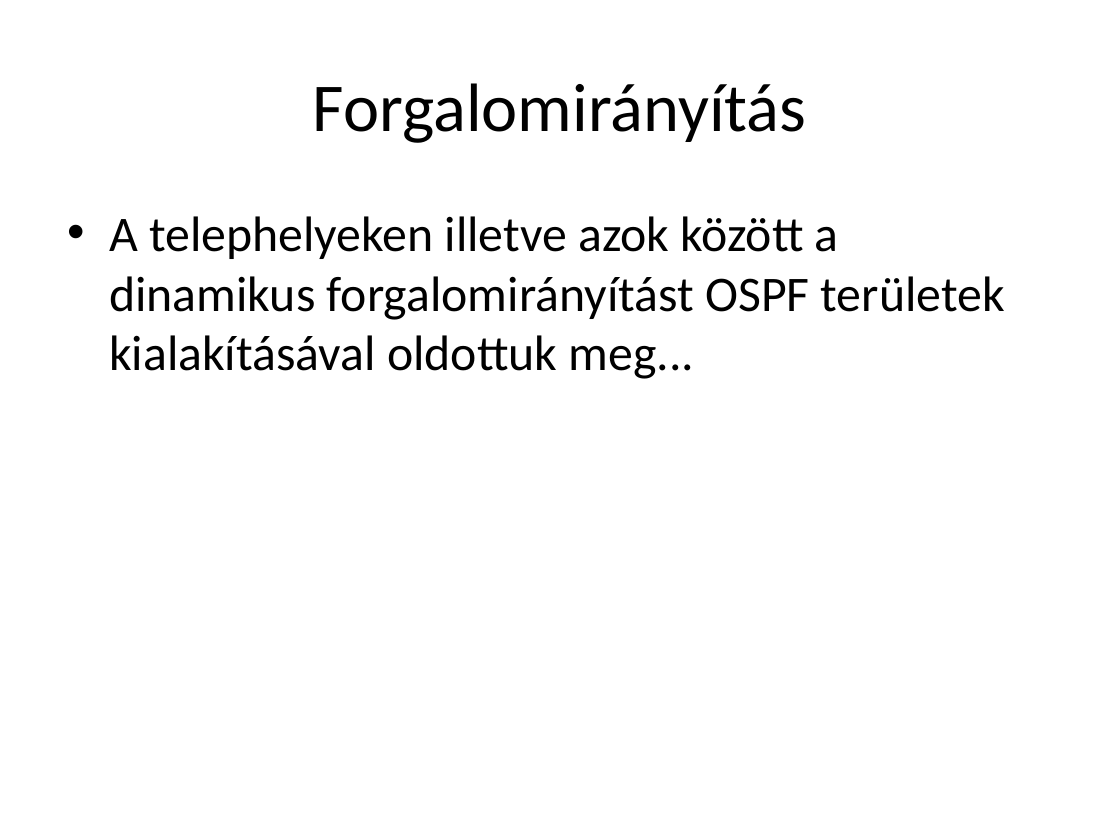
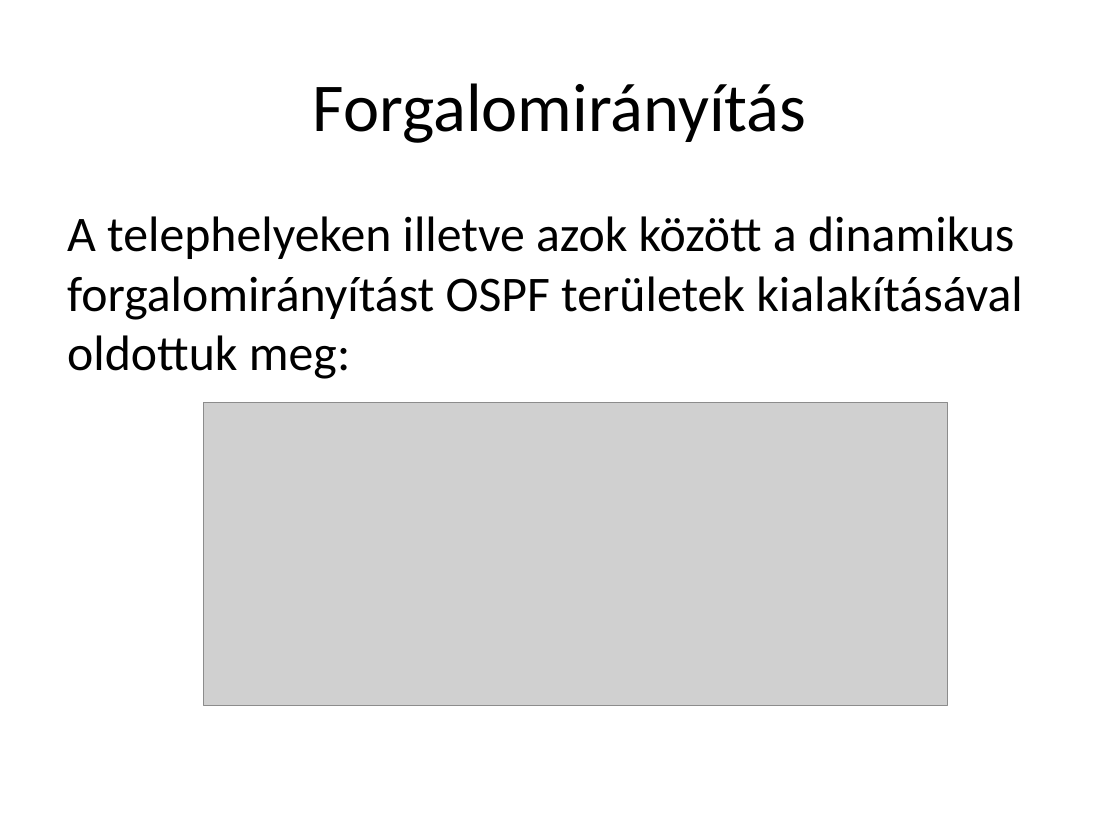
Before and after one commit to LocskaG/Uzemelteto_vizsgaremek_2024, a slide deck: slide 7 of BEMUTATÓ/Halozattervezesi_vizsgaremek_ppt.pptx (slide 6 before the commit). Drawn at 1120x840 pixels with LibreOffice and Linux fonts; fonts in the diff are those of the drawing; grey boxes stand for pictures. Boxes give left, top, right and bottom in pixels: in the first picture for what was removed or moved away, otherwise in the second. Text is boxed around its words. In the diff, an @@ line names an element or a change of style, - is before the commit and + after.

```diff
--- a/BEMUTATÓ/Halozattervezesi_vizsgaremek_ppt.pptx
+++ b/BEMUTATÓ/Halozattervezesi_vizsgaremek_ppt.pptx
@@ text at (67, 216, 1023, 379): text changed @@
-• A telephelyeken illetve azok között a dinamikus forgalomirányítást OSPF területek kialakításával oldottuk meg...
+A telephelyeken illetve azok között a dinamikus forgalomirányítást OSPF területek kialakításával oldottuk meg:
@@ picture added at (204, 402, 948, 706) @@
```
Also in this commit, not shown: 12 other slides changed, 2 slides added, 5 slides removed.
